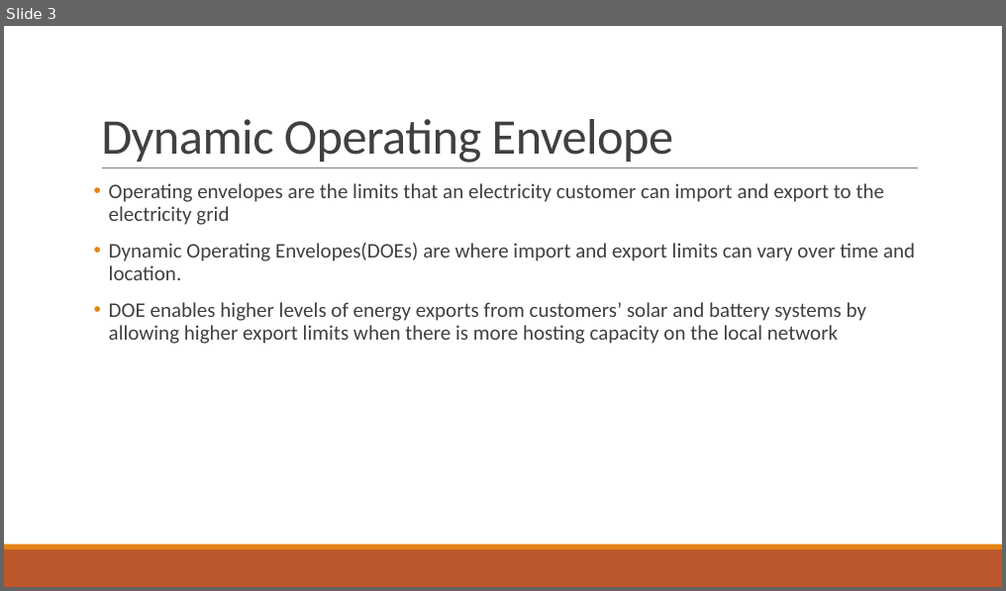
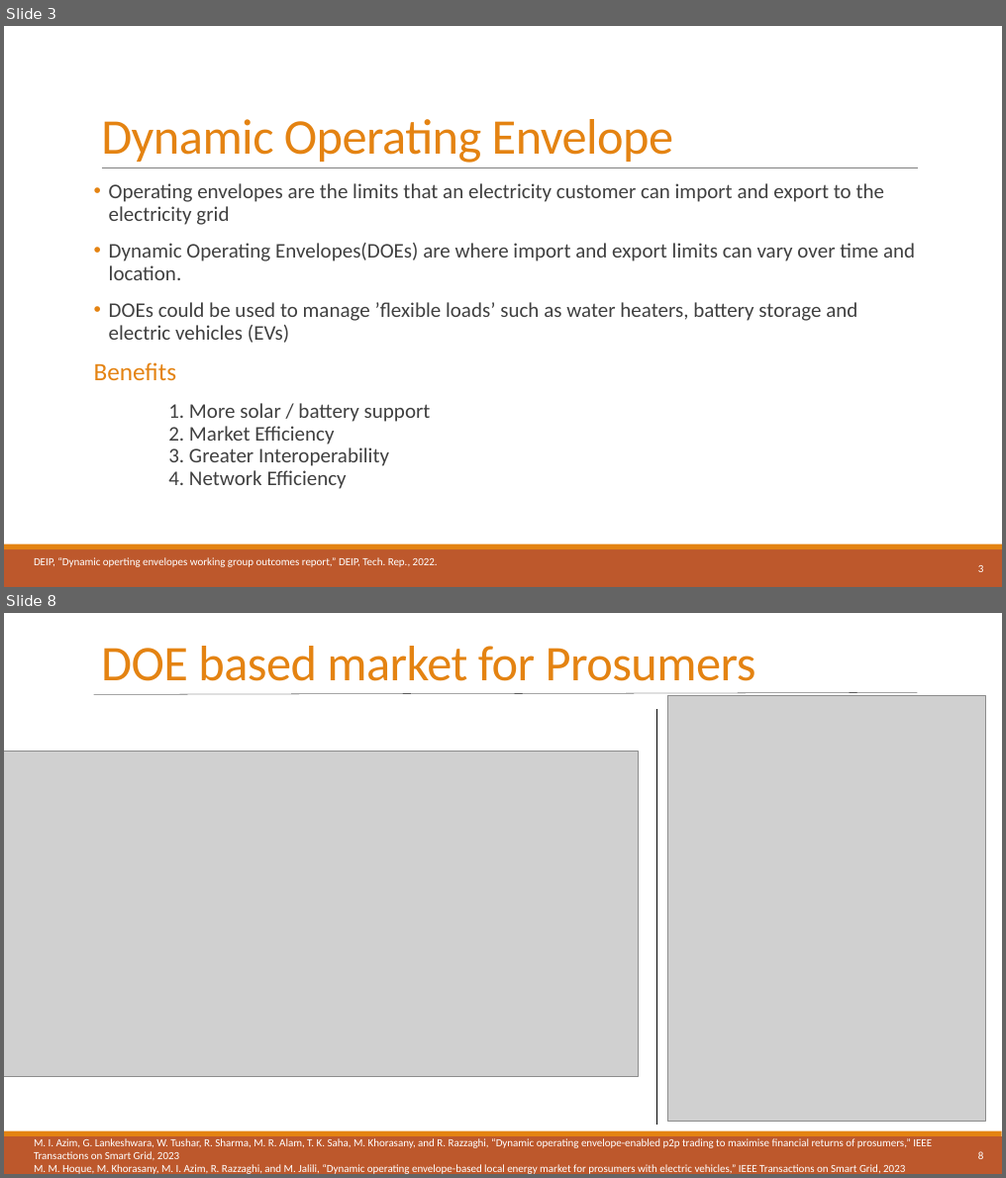
Before and after one commit to athuljosep/Power_System_Analysis, a slide deck: Seminar/Dynamic Operating Envelope.pptx. Shown one above the other, each under a label of ours: slide 3 before the commit, slides 3 and 8 after it; the slides between them are not shown. The pictures are 1006x591 and 1006x1178 pixels, drawn with LibreOffice and Linux fonts; fonts in the diff are those of the drawing; grey boxes stand for pictures. Boxes give left, top, right and bottom in pixels: in the first picture for what was removed or moved away, otherwise in the second. Text is boxed around its words. In the diff, an @@ line names an element or a change of style, - is before the commit and + after.

```diff
--- a/Seminar/Dynamic Operating Envelope.pptx
+++ b/Seminar/Dynamic Operating Envelope.pptx
@@ slide 8 added at [4, 613, 1002, 1174], background #FFFFFF; not listed: 2 template elements that a slide beside it also shows @@
@@ text added at [101, 646, 756, 681], 48 pt, text #E48312 @@
+DOE based market for Prosumers
@@ line added from (918, 692) to (94, 694), #000000 0.25 pt @@
@@ picture added at [668, 695, 985, 1122] @@
@@ line added from (656, 1125) to (656, 710), #000000 0.25 pt @@
@@ picture added at [4, 751, 638, 1077] @@
@@ text added at [34, 1139, 932, 1174], 10.5 pt, text #FFFFFF @@
+M. I. Azim, G. Lankeshwara, W. Tushar, R. Sharma, M. R. Alam, T. K. Saha, M. Khorasany, and R. Razzaghi, “Dynamic operating envelope-enabled p2p trading to maximise financial returns of prosumers,” IEEE Transactions on Smart Grid, 2023
+M. M. Hoque, M. Khorasany, M. I. Azim, R. Razzaghi, and M. Jalili, “Dynamic operating envelope-based local energy market for prosumers with electric vehicles,” IEEE Transactions on Smart Grid, 2023
@@ page number added at [978, 1152, 984, 1159], 10.5 pt, text #FFFFFF @@
+8
@@ slide 3 changed as well @@
@@ title "Dynamic Operating Envelope" at [101, 119, 674, 163]: text colour #404040 to #E48312 @@
@@ text at [94, 302, 857, 489]: text changed @@
-• DOE enables higher levels of energy exports from customers’ solar and battery systems by allowing higher export limits when there is more hosting capacity on the local network
+• DOEs could be used to manage ’flexible loads’ such as water heaters, battery storage and electric vehicles (EVs)
+Benefits
+1. More solar / battery support
+2. Market Efficiency
+3. Greater Interoperability
+4. Network Efficiency
@@ text added at [34, 558, 438, 568], 10.5 pt, text #FFFFFF @@
+DEIP, “Dynamic operting envelopes working group outcomes report,” DEIP, Tech. Rep., 2022.
@@ page number added at [978, 566, 984, 572], 10.5 pt, text #FFFFFF @@
+3
```
Also in this commit, not shown: 3 other slides changed, 4 other slides added, 2 slides removed.
